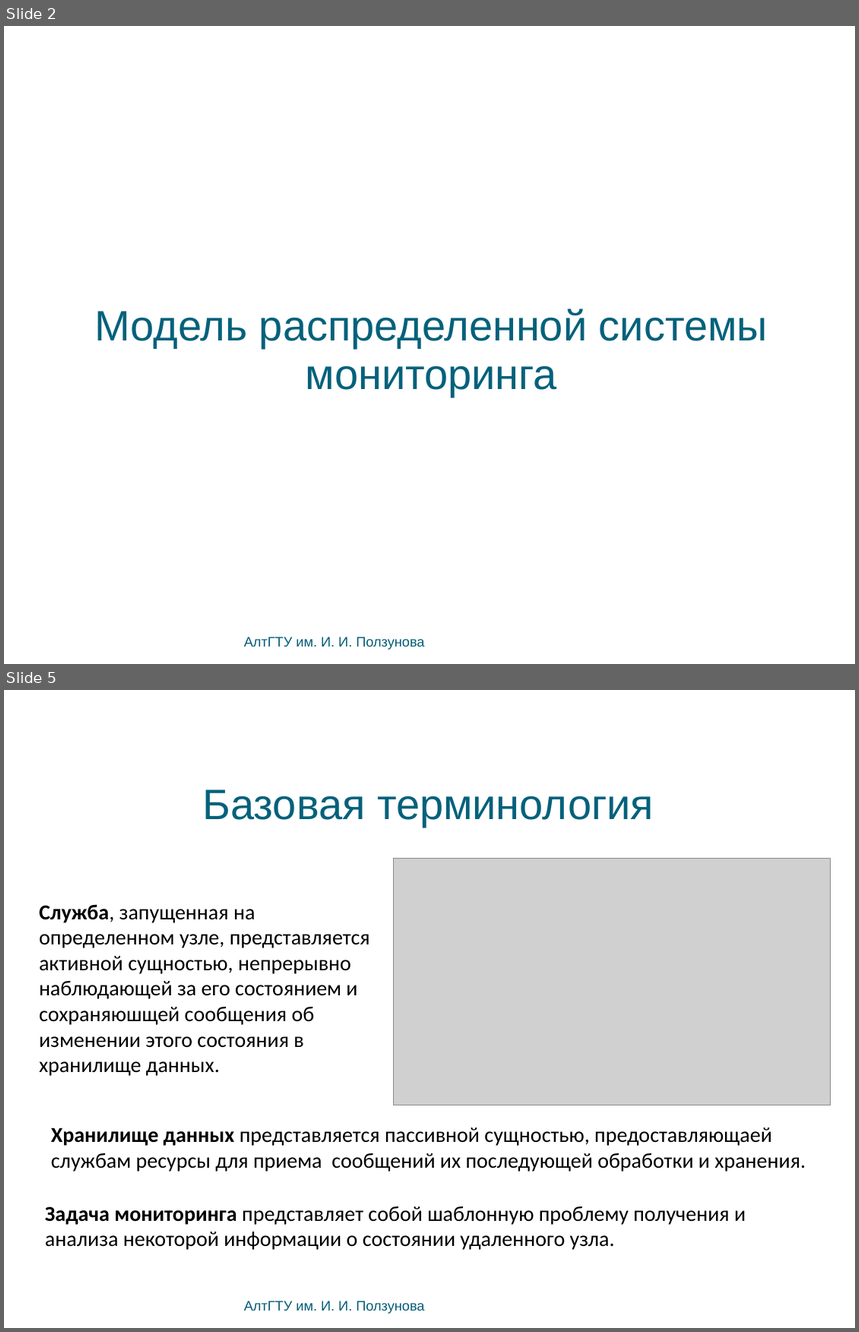
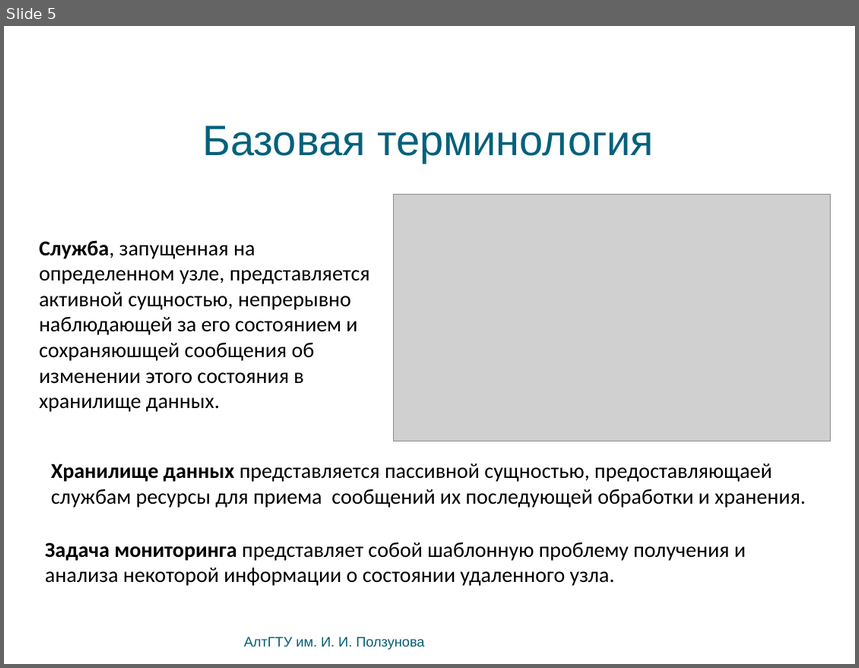
Before and after one commit to bluerain/snoopy, a slide deck: diploma/trunk/ppt/kostyukov.pptx. Shown one above the other, each under a label of ours: slides 2 and 5 before the commit, slide 5 after it; the slides between them are not shown. The pictures are 859x1332 and 859x668 pixels, drawn with LibreOffice and Linux fonts; fonts in the diff are those of the drawing; grey boxes stand for pictures; background and template pictures are left out. Boxes give left, top, right and bottom in pixels: in the first picture for what was removed or moved away, otherwise in the second. Text is boxed around its words. In the diff, an @@ line names an element or a change of style, - is before the commit and + after.

```diff
--- a/diploma/trunk/ppt/kostyukov.pptx
+++ b/diploma/trunk/ppt/kostyukov.pptx
@@ slide 2 removed at (4,26,855,664), background picture (left out) @@
@@ title removed at (95,309,768,397) @@
-Модель распределенной системы мониторинга
@@ text removed at (244,637,424,650) @@
-АлтГТУ им. И. И. Ползунова
```
Also in this commit, not shown: 9 slides changed, 6 other slides removed, 10 other files.
